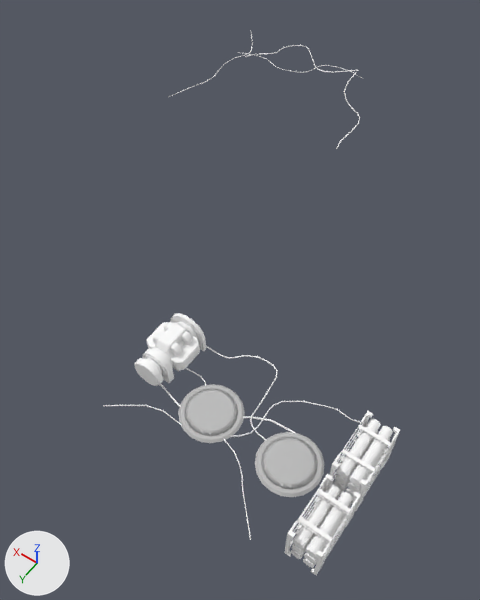
The FBX model jam-unity-project/Assets/Art/Ship/ship_energy.fbx as it was, and as the next commit left it.
One viewpoint serves both versions: a camera (50 mm lens) standing at (-3.53, 11.58, 12.81) and looking at (2.79, 2.74, -1.09). The lights are fixed; the arrows at lower left show +X, +Y and +Z. Where no turn or scale is listed for an object, it has been applied to the vertices.

The first picture shows 'ship_energy_batteryShelf', 'ship_energy_batteryShelf_02', 'ship_energy_charge', 'ship_energy_charge_02', 'ship_energy_generator', 'ship_energy_wires'.
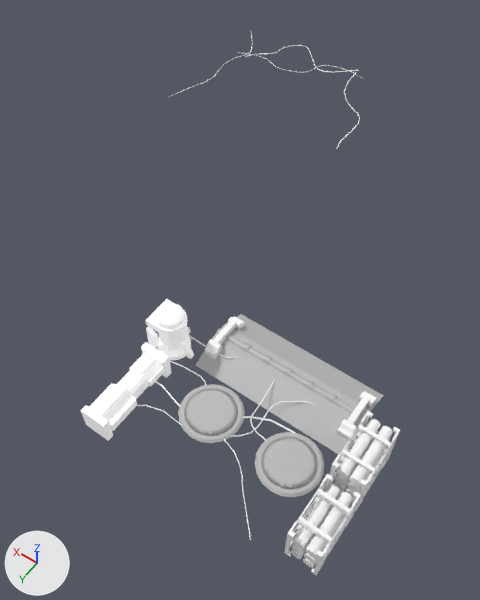
Commit message: - Ship energy room update

Changed parts and their boxes (x1, y1, x2, y2) in the pictures (480 x 600 px):
'ship_energy_energyBoardBottom', added
    after: (196, 314, 384, 456)
'ship_energy_board', added
    after: (80, 342, 171, 441)
'ship_energy_generator', deleted
    before: (135, 313, 206, 386)
'ship_energy_battery2', added
    after: (145, 299, 194, 360)
'ship_energy_energyBoard', added
    after: (216, 329, 365, 420)
'ship_energy_energyBoardSider1', added
    after: (337, 391, 376, 441)
'ship_energy_energyBoardSider', added
    after: (205, 316, 245, 359)
'ship_energy_energyBoardHandler3', added
    after: (305, 380, 314, 390)
'ship_energy_energyBoardHandler2', added
    after: (284, 367, 293, 377)
'ship_energy_energyBoardHandler4', added
    after: (327, 393, 336, 403)
'ship_energy_energyBoardHandler1', added
    after: (263, 355, 272, 364)
'ship_energy_energyBoardHandler', added
    after: (242, 343, 252, 352)

The change, as a list of edits to the scene's bpy script:
```text
Add me_mesh_008:
    me_mesh_008.from_pydata([(-1.78, -0.91, -0.16), (2.14, -0.91, -0.16), (-1.78, -0.22, 0.16), (2.14, -0.22, 0.16), (-1.78, 0.22, 0.16), (2.14, 0.22, 0.16), (-1.78, 0.91, -0.16), (2.14, 0.91, -0.16)], [], [(3, 0, 1), (0, 3, 2), (5, 2, 3), (2, 5, 4), (7, 4, 5), (4, 7, 6)])
    me_mesh_008.materials.append(mat_lambert1)  # grey #bcbcbc
Remove ob_ship_energy_generator:
    ob_ship_energy_generator = bpy.data.objects.new('ship_energy_generator', me_mesh)
Add ob_ship_energy_energyboardbottom:
    ob_ship_energy_energyboardbottom = bpy.data.objects.new('ship_energy_energyBoardBottom', me_mesh_008)
    ob_ship_energy_energyboardbottom.location = (0.0, 4.51, -0.1)
Add ob_ship_energy_board:
    ob_ship_energy_board = bpy.data.objects.new('ship_energy_board', me_mesh_007)  # 104 vertices, 128 faces; spans x -0.35..0.35, y -2.1..0.0, z -0.35..0.35; in mat_atlas16 (its picture is missing)
    ob_ship_energy_board.location = (2.78, 8.03, 0.12)
Add ob_ship_energy_energyboardhandler4:
    ob_ship_energy_energyboardhandler4 = bpy.data.objects.new('ship_energy_energyBoardHandler4', me_mesh_014)  # 28 vertices, 52 faces; spans x -0.059..0.065, y -0.114..0.114, z -0.013..0.158; in mat_lambert1 (grey #bcbcbc)
    ob_ship_energy_energyboardhandler4.location = (-0.94, 4.52, 0.01)
Add ob_ship_energy_energyboardsider1:
    ob_ship_energy_energyboardsider1 = bpy.data.objects.new('ship_energy_energyBoardSider1', me_mesh_016)  # 52 vertices, 88 faces; spans x -0.149..0.149, y -0.583..0.583, z -0.197..0.197; in mat_atlas1 (its picture is missing)
    ob_ship_energy_energyboardsider1.location = (-1.57, 4.52, 0.05)
Add ob_ship_energy_energyboardsider:
    ob_ship_energy_energyboardsider = bpy.data.objects.new('ship_energy_energyBoardSider', me_mesh_016.copy())
    ob_ship_energy_energyboardsider.location = (1.95, 4.52, 0.05)
Add ob_ship_energy_energyboardhandler2:
    ob_ship_energy_energyboardhandler2 = bpy.data.objects.new('ship_energy_energyBoardHandler2', me_mesh_012)  # 28 vertices, 52 faces; spans x -0.059..0.065, y -0.114..0.114, z -0.013..0.158; in mat_lambert1 (grey #bcbcbc)
    ob_ship_energy_energyboardhandler2.location = (0.19, 4.52, 0.01)
Add ob_ship_energy_energyboardhandler:
    ob_ship_energy_energyboardhandler = bpy.data.objects.new('ship_energy_energyBoardHandler', me_mesh_010)  # 28 vertices, 52 faces; spans x -0.059..0.065, y -0.114..0.114, z -0.013..0.158; in mat_lambert1 (grey #bcbcbc)
    ob_ship_energy_energyboardhandler.location = (1.32, 4.52, 0.01)
Add ob_ship_energy_energyboardhandler1:
    ob_ship_energy_energyboardhandler1 = bpy.data.objects.new('ship_energy_energyBoardHandler1', me_mesh_011)  # 28 vertices, 52 faces; spans x -0.059..0.065, y -0.114..0.114, z -0.013..0.158; in mat_lambert1 (grey #bcbcbc)
    ob_ship_energy_energyboardhandler1.location = (0.75, 4.52, 0.01)
Add ob_ship_energy_energyboardhandler3:
    ob_ship_energy_energyboardhandler3 = bpy.data.objects.new('ship_energy_energyBoardHandler3', me_mesh_013)  # 28 vertices, 52 faces; spans x -0.059..0.065, y -0.114..0.114, z -0.013..0.158; in mat_lambert1 (grey #bcbcbc)
    ob_ship_energy_energyboardhandler3.location = (-0.37, 4.52, 0.01)
Add ob_ship_energy_battery2:
    ob_ship_energy_battery2 = bpy.data.objects.new('ship_energy_battery2', me_mesh_006_1)  # 247 vertices, 384 faces; spans x -0.475..0.475, y -0.543..0.543, z -0.032..1.294; in mat_atlas9 (its picture is missing)
    ob_ship_energy_battery2.location = (2.67, 5.42, 0.0)
Add ob_ship_energy_energyboard:
    ob_ship_energy_energyboard = bpy.data.objects.new('ship_energy_energyBoard', me_mesh_009)  # 14 vertices, 12 faces; spans x -1.86..2.05, y -0.11..0.11, z 0.0..0.16; in mat_lambert1 (grey #bcbcbc)
    ob_ship_energy_energyboard.location = (0.09, 4.52, -0.03)
```
